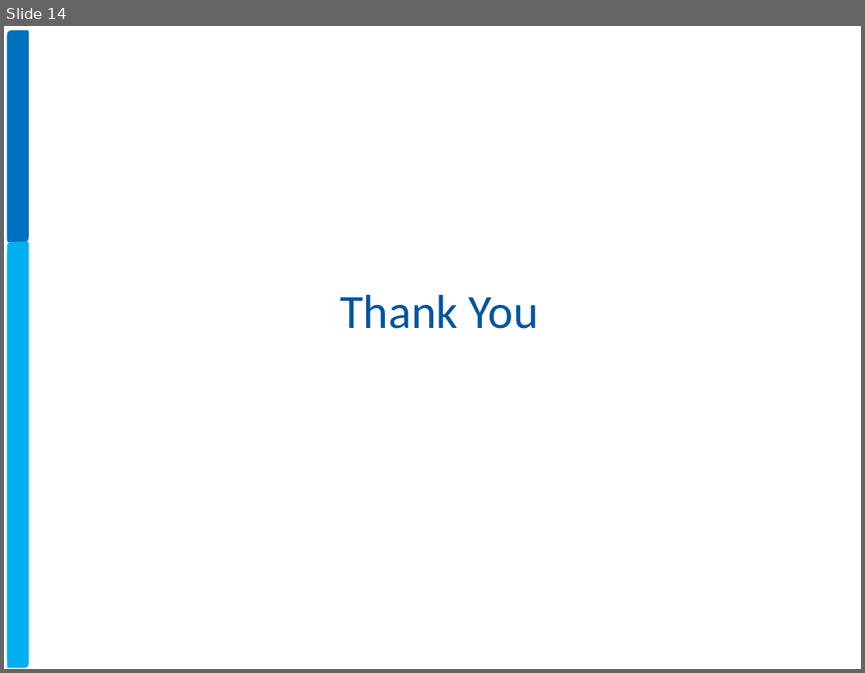
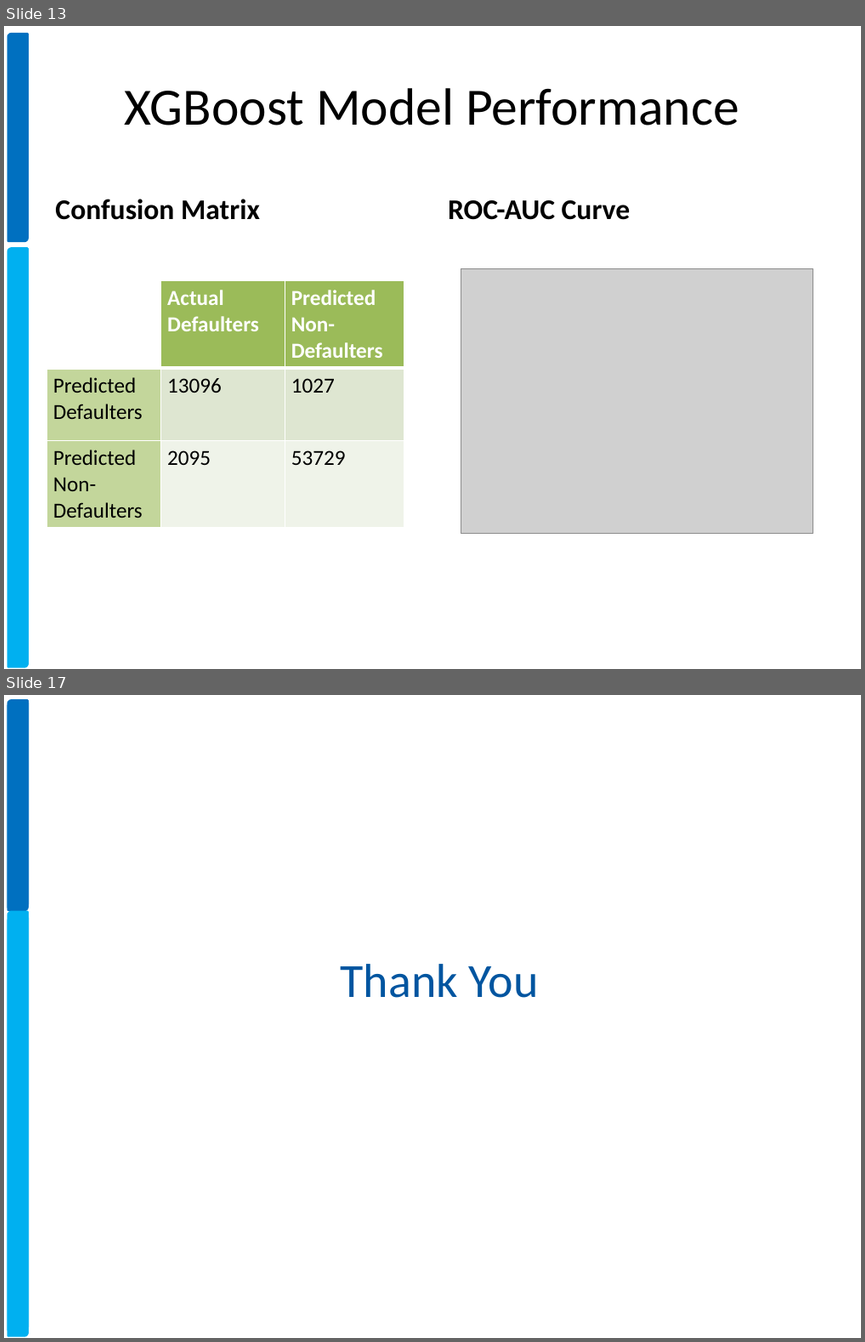
Before and after one commit to xavierigneous/Vehicle-Loan-Default-Prediction, a slide deck: Pravin Kumar/Vehicle Loan Default Prediction.pptx. Shown one above the other, each under a label of ours: slide 14 before the commit, slides 13 and 17 after it; the slides between them are not shown. The pictures are 865x673 and 865x1342 pixels, drawn with LibreOffice and Linux fonts; fonts in the diff are those of the drawing; grey boxes stand for pictures; background and template pictures are left out. Boxes give left, top, right and bottom in pixels: in the first picture for what was removed or moved away, otherwise in the second. Text is boxed around its words. In the diff, an @@ line names an element or a change of style, - is before the commit and + after.

```diff
--- a/Pravin Kumar/Vehicle Loan Default Prediction.pptx
+++ b/Pravin Kumar/Vehicle Loan Default Prediction.pptx
@@ slide 13 added at (4, 26, 861, 669), background #FFFFFF; not listed: 2 template elements that a slide beside it also shows @@
@@ title added at (125, 88, 739, 125), 44 pt, text #000000 @@
+XGBoost Model Performance
@@ text added at (55, 199, 260, 220), 24 pt, text #000000, bold @@
+Confusion Matrix
@@ text added at (448, 200, 630, 220), 24 pt, text #000000, bold @@
+ROC-AUC Curve
@@ table added at (46, 280, 404, 525), 3 rows, 3 columns @@
+ | Actual Defaulters | Predicted Non-Defaulters
+Predicted Defaulters | 13096 | 1027
+Predicted Non-Defaulters | 2095 | 53729
@@ picture added at (460, 268, 812, 533) @@
@@ what was slide 14 is now slide 17 @@
```
Also in this commit, not shown: 7 slides changed, 7 other slides added, 5 slides removed, 3 other files.
